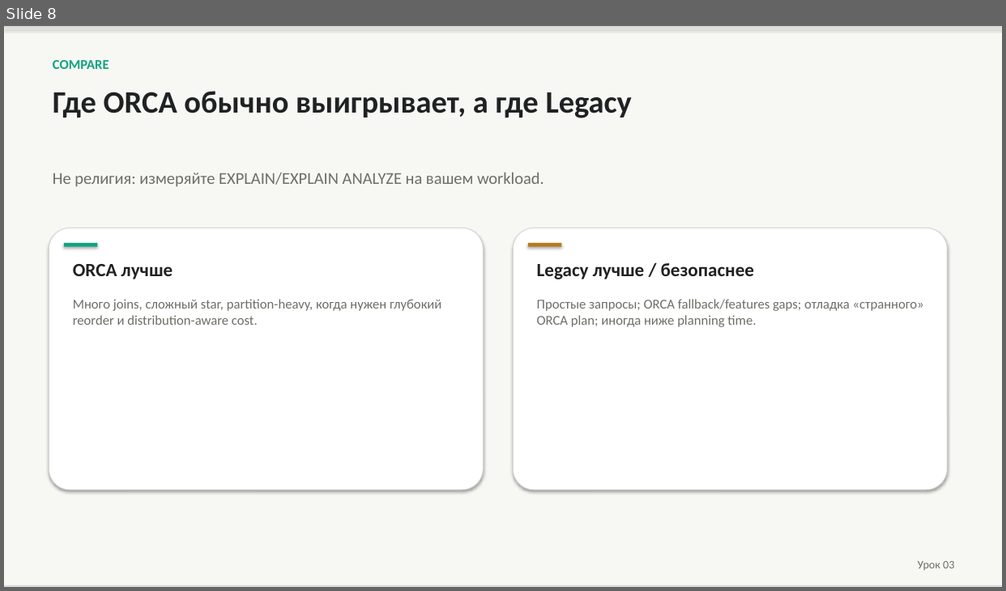
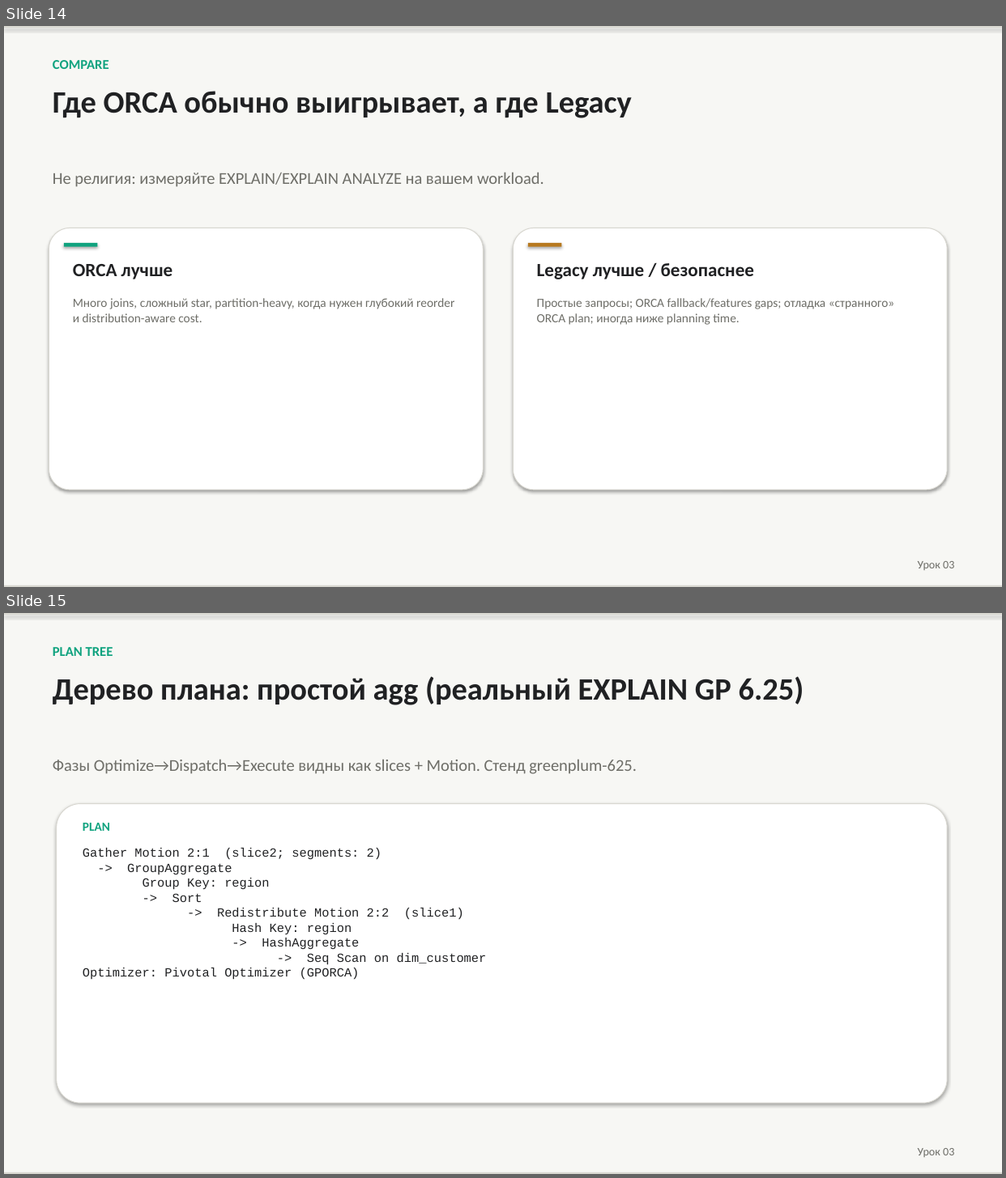
Before and after one commit to PaulKov/de-mentor, a slide deck: artifacts/greenplum-query-tuning-theory.pptx. Shown one above the other, each under a label of ours: slide 8 before the commit, slides 14 and 15 after it. The pictures are 1006x591 and 1006x1178 pixels, drawn with LibreOffice and Linux fonts; fonts in the diff are those of the drawing. Boxes give left, top, right and bottom in pixels: in the first picture for what was removed or moved away, otherwise in the second. Text is boxed around its words. In the diff, an @@ line names an element or a change of style, - is before the commit and + after.

```diff
--- a/artifacts/greenplum-query-tuning-theory.pptx
+++ b/artifacts/greenplum-query-tuning-theory.pptx
@@ slide 15 added at box(4, 613, 1002, 1174), background #FFFFFF @@
@@ rectangle added at box(4, 613, 1002, 1174), fill #F7F7F4 @@
@@ rectangle added at box(4, 613, 1002, 615), fill #D8D7D0 @@
@@ text added at box(53, 647, 113, 656), 13 pt, text #10A37F, bold @@
+PLAN TREE
@@ text added at box(53, 676, 804, 705), 30 pt, text #202123, bold @@
+Дерево плана: простой agg (реальный EXPLAIN GP 6.25)
@@ text added at box(53, 760, 637, 774), 16 pt, text #6E6E68 @@
+Фазы Optimize→Dispatch→Execute видны как slices + Motion. Стенд greenplum-625.
@@ rounded rectangle added at box(57, 804, 948, 1103), fill #FFFFFF, outline #D8D7D0 0.75 pt @@
@@ text added at box(83, 823, 110, 831), 12 pt, text #10A37F, bold @@
+PLAN
@@ text added at box(83, 848, 487, 980), 12 pt, text #202123 @@
+Gather Motion 2:1 (slice2; segments: 2)
+-> GroupAggregate
+Group Key: region
+-> Sort
+-> Redistribute Motion 2:2 (slice1)
+Hash Key: region
+-> HashAggregate
+-> Seq Scan on dim_customer
+Optimizer: Pivotal Optimizer (GPORCA)
@@ text added at box(918, 1148, 954, 1157), 11 pt, text #6E6E68 @@
+Урок 03
@@ rectangle added at box(4, 1173, 1002, 1174), fill #D8D7D0 @@
@@ what was slide 8 is now slide 14 @@
@@ slide 14 changed as well @@
@@ text "Много joins, сложный star, partition-heavy, ..." at box(73, 298, 454, 322): size 13 to 12 pt @@
@@ text "Простые запросы; ORCA fallback/features gaps; ..." at box(537, 298, 894, 325): size 13 to 12 pt @@
```
Also in this commit, not shown: 28 other slides changed, 12 other slides added, 39 other files.
